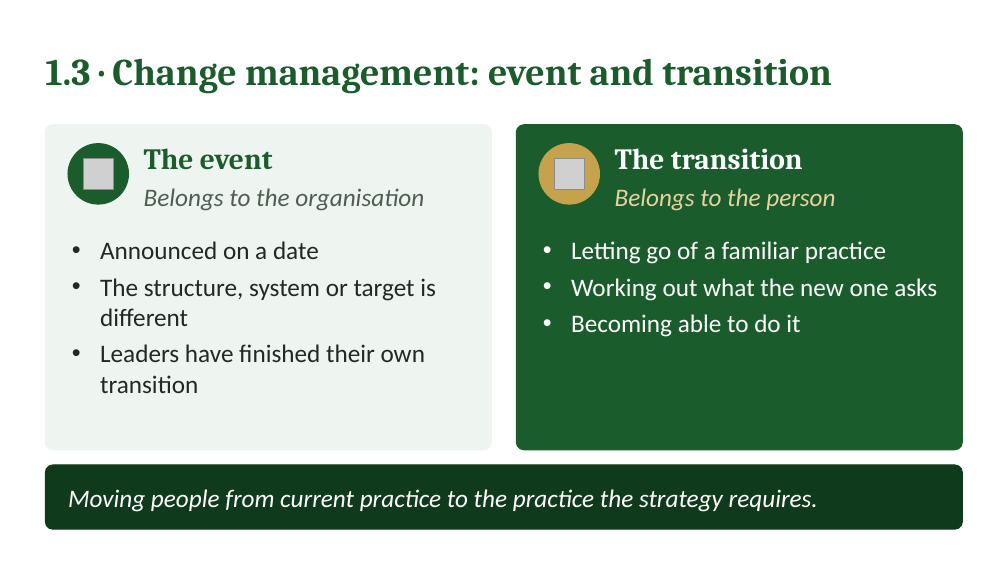
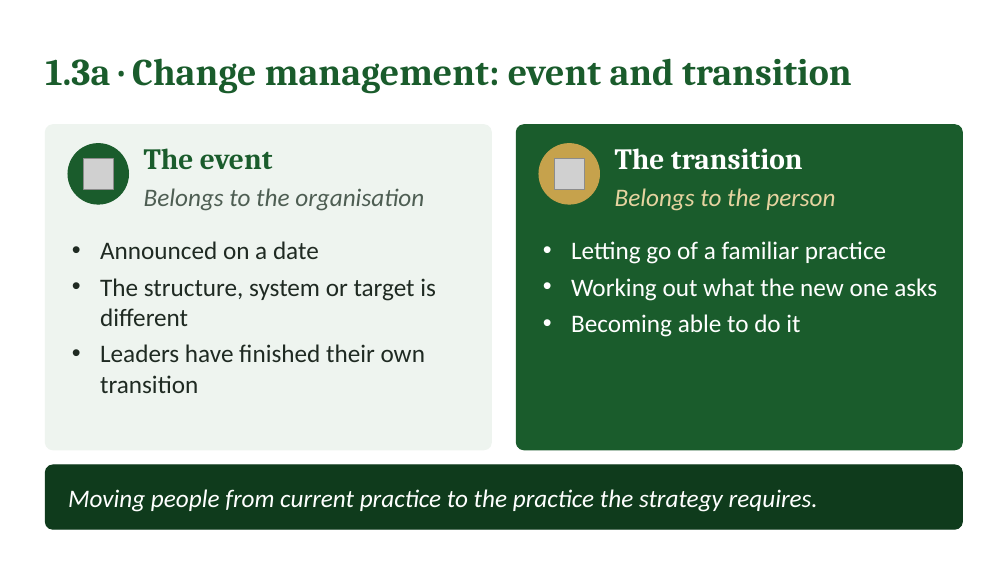
Before and after one commit to IBSL26/ibsl-platform, a slide deck: slide 12 of Unit decks/Unit 05 - Aligning Heart & Mind.pptx (slide 8 before the commit). Drawn at 1008x567 pixels with LibreOffice and Linux fonts; fonts in the diff are those of the drawing; grey boxes stand for pictures. Boxes give left, top, right and bottom in pixels: in the first picture for what was removed or moved away, otherwise in the second. Text is boxed around its words. In the diff, an @@ line names an element or a change of style, - is before the commit and + after.

```diff
--- a/Unit decks/Unit 05 - Aligning Heart & Mind.pptx
+++ b/Unit decks/Unit 05 - Aligning Heart & Mind.pptx
@@ text at [45, 58, 852, 93]: text changed @@
-1.3 · Change management: event and transition
+1.3a · Change management: event and transition
```
Also in this commit, not shown: 4 other slides changed, 4 slides added, 3 other files.
